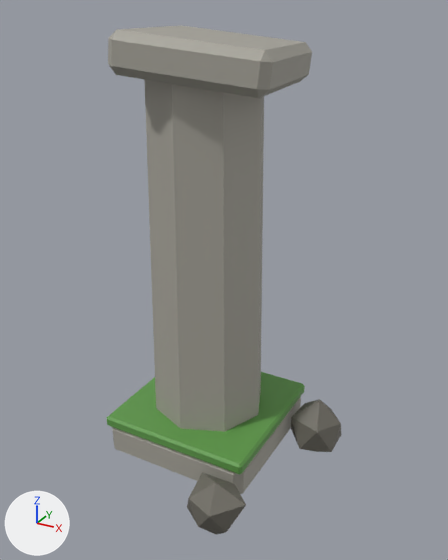
The FBX model meshes/World/Pillar.fbx, before and after one commit.
Rendered twice from a 50 mm camera at (5.86, -9.99, 8.9) aimed at (0.44, -0.13, 3.97). Arrows for +X, +Y and +Z are at lower left; the lights stay in place. The older version comes first.

The first picture shows 'Moss', 'Pillar', 'Rubble'.
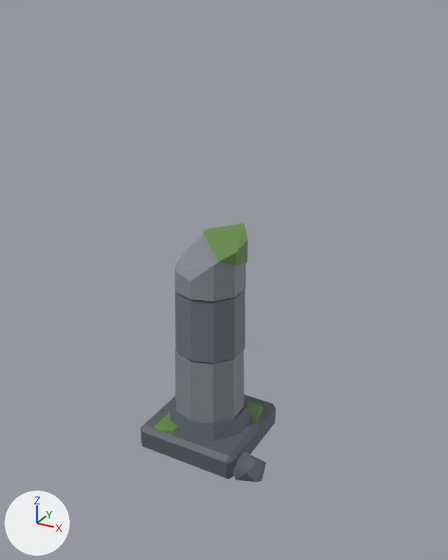
What differs and where, as boxes (x1, y1, x2, y2) in the pictures (448 x 560 px):
```json
{"object": "Pillar", "change": "deleted", "before": [108, 25, 312, 494]}
{"object": "Moss", "change": "reshaped, moved", "before": [107, 372, 305, 474], "after": [153, 223, 263, 434]}
{"object": "Shaft", "change": "added", "after": [175, 234, 246, 424]}
{"object": "Plinth", "change": "added", "after": [140, 395, 276, 482]}
{"object": "Rubble", "change": "deleted", "before": [187, 399, 341, 534]}
{"object": "Shaft2", "change": "added", "after": [175, 290, 245, 363]}
{"part": 1, "of": "me_moss_001", "change": "cut back", "before": [107, 372, 305, 474], "after": [203, 223, 248, 265]}
{"part": 2, "of": "me_moss_001", "change": "added", "after": [153, 402, 263, 434]}
```

The change, as JSON lines over the scene's bpy script:
```json
{"op": "add", "block": "mat_m_5", "code": ["mat_m_5 = principled_material('M_5')", "mat_m_5.base_color = (0.127, 0.254, 0.063)  # green #648a47", "mat_m_5.roughness = 0.55"]}
{"op": "add", "block": "mat_m_10", "code": ["mat_m_10 = principled_material('M_10')", "mat_m_10.base_color = (0.156, 0.175, 0.202)  # grey #6e747c", "mat_m_10.roughness = 0.55"]}
{"op": "add", "block": "mat_m_12", "code": ["mat_m_12 = principled_material('M_12')", "mat_m_12.base_color = (0.235, 0.254, 0.283)  # grey #858a91", "mat_m_12.roughness = 0.55"]}
{"op": "add", "block": "mat_m_11", "code": ["mat_m_11 = principled_material('M_11')", "mat_m_11.base_color = (0.102, 0.117, 0.138)  # dark grey #5a6068", "mat_m_11.roughness = 0.55"]}
{"block": "me_moss_001", "where": "# used by ob_moss; location = (0.0, 0.0, 0.82)"}
{"op": "remove", "block": "me_moss_001", "code": "me_moss_001.from_pydata(...)  # 24 vertices, 44 faces; spans x -1.62..1.62, y -1.62..1.62, z -0.12..0.12"}
{"op": "remove", "block": "me_moss_001", "code": "me_moss_001.materials.append(mat_m_86)  # green #5f9a4a"}
{"op": "add", "block": "me_moss_001", "code": "me_moss_001.from_pydata(...)  # 46 vertices, 76 faces; spans x -1.1..1.1, y -1.0..1.0, z -2.23..2.23"}
{"block": "me_moss_001", "change": "me_moss_001 part 1: the whole mesh is rebuilt"}
{"block": "me_moss_001", "change": "me_moss_001 part 2"}
{"block": "me_moss_001", "change": "31 vertices are added at x -1.1..1.1, y -1.0..1.0, z -2.23..-2.07"}
{"block": "me_moss_001", "change": "50 new faces join them"}
{"op": "add", "block": "me_moss_001", "code": "me_moss_001.materials.append(mat_m_5)  # green #648a47"}
{"op": "add", "block": "me_shaft2_001", "code": ["me_shaft2_001 = bpy.data.meshes.new('Shaft2.001')", "me_shaft2_001.from_pydata(...)  # a 10-sided cut cone along z (radius 0.76 at the low end, 0.73 at the high end) spanning x -0.72..0.72, y -0.76..0.76, z -0.67..0.67", "me_shaft2_001.materials.append(mat_m_10)  # grey #6e747c"]}
{"op": "add", "block": "me_shaft_001", "code": ["me_shaft_001 = bpy.data.meshes.new('Shaft.001')", "me_shaft_001.from_pydata(...)  # 40 vertices, 72 faces; spans x -0.75..0.75, y -0.78..0.78, z -2.02..2.02", "me_shaft_001.materials.append(mat_m_12)  # grey #858a91"]}
{"op": "add", "block": "me_plinth_001", "code": ["me_plinth_001 = bpy.data.meshes.new('Plinth.001')", "me_plinth_001.from_pydata(...)  # 54 vertices, 96 faces; spans x -1.44..1.44, y -1.17..1.17, z -0.46..0.46", "me_plinth_001.materials.append(mat_m_11)  # dark grey #5a6068"]}
{"op": "remove", "block": "ob_pillar", "code": ["ob_pillar = bpy.data.objects.new('Pillar', me_pillar_001)", "ob_pillar.location = (0.09, 0.0, 4.29)"]}
{"op": "remove", "block": "ob_rubble", "code": ["ob_rubble = bpy.data.objects.new('Rubble', me_rubble_001)", "ob_rubble.location = (0.19, -0.19, 0.35)"]}
{"op": "set", "path": "ob_moss.location", "old": "(0.0, 0.0, 0.82)", "new": "(-0.01, -0.06, 2.72)"}
{"op": "add", "block": "ob_shaft2", "code": ["ob_shaft2 = bpy.data.objects.new('Shaft2', me_shaft2_001)", "ob_shaft2.location = (0.03, 0.0, 3.01)"]}
{"op": "add", "block": "ob_shaft", "code": ["ob_shaft = bpy.data.objects.new('Shaft', me_shaft_001)", "ob_shaft.location = (0.01, 0.0, 2.87)"]}
{"op": "add", "block": "ob_plinth", "code": ["ob_plinth = bpy.data.objects.new('Plinth', me_plinth_001)", "ob_plinth.location = (0.29, -0.02, 0.41)"]}
```
